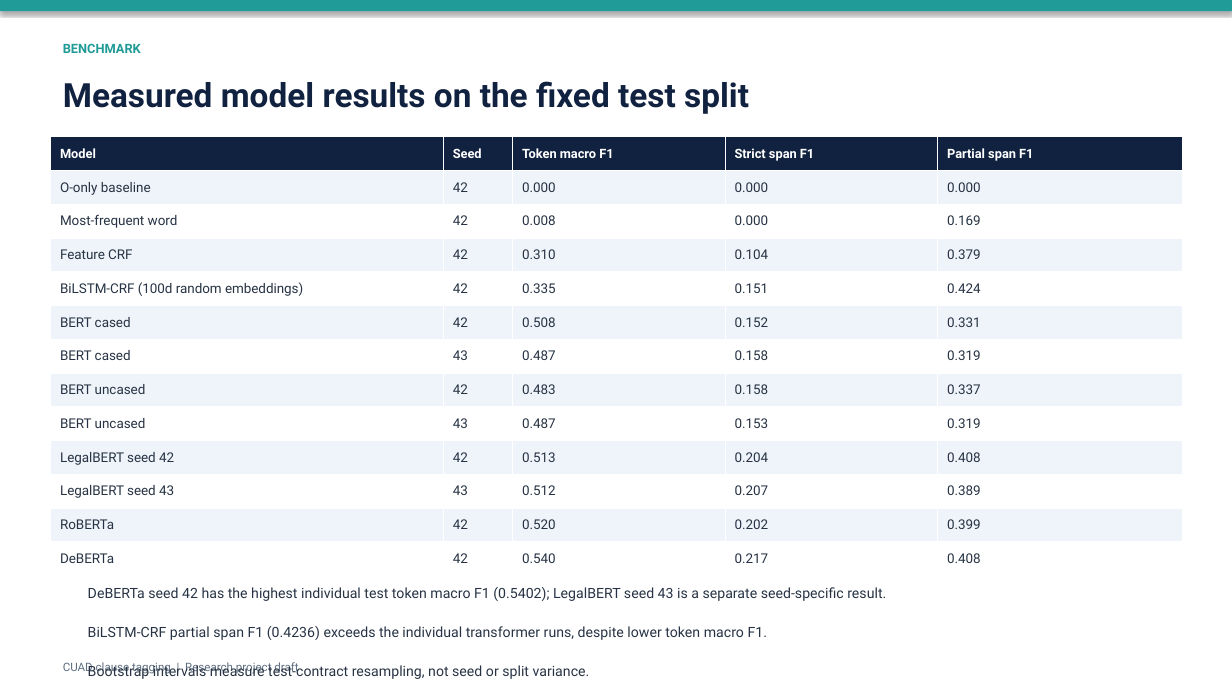
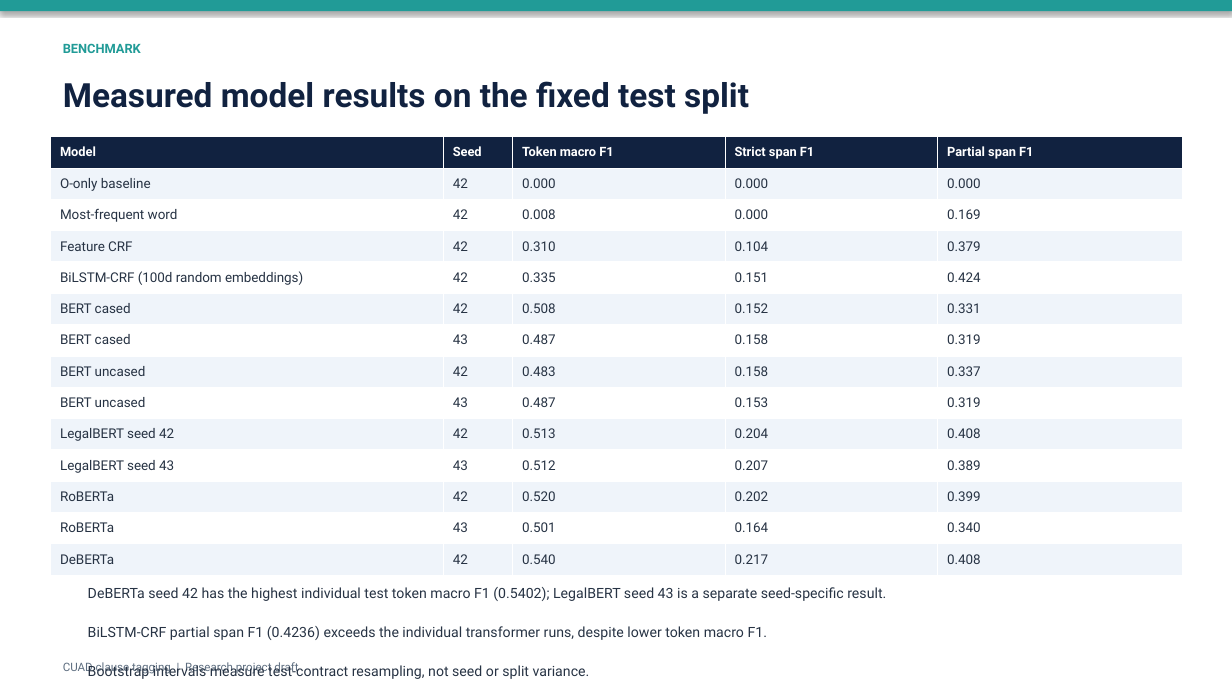
Before and after one commit to hmam-5/cuad-clause-tagging, a slide deck: slide 6 of results/CUAD_project_presentation.pptx. Drawn at 1232x693 pixels with LibreOffice and Linux fonts; fonts in the diff are those of the drawing. Boxes give left, top, right and bottom in pixels: in the first picture for what was removed or moved away, otherwise in the second. Text is boxed around its words. In the diff, an @@ line names an element or a change of style, - is before the commit and + after.

```diff
--- a/results/CUAD_project_presentation.pptx
+++ b/results/CUAD_project_presentation.pptx
@@ table at (51, 137, 1183, 576) @@
+row 13: RoBERTa | 43 | 0.501 | 0.164 | 0.340
```
Also in this commit, not shown: 1 other slide changed, 21 other files.
